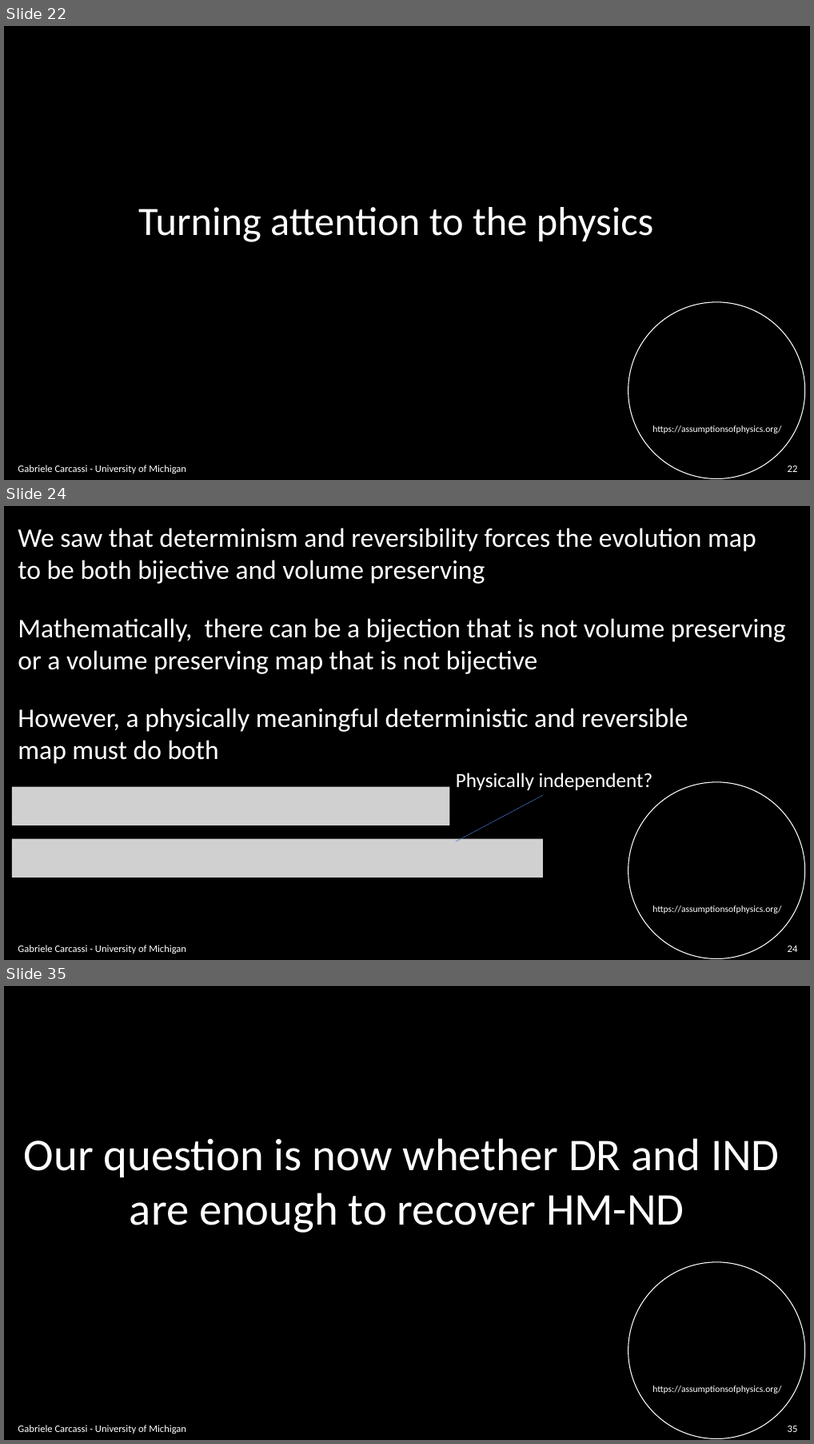
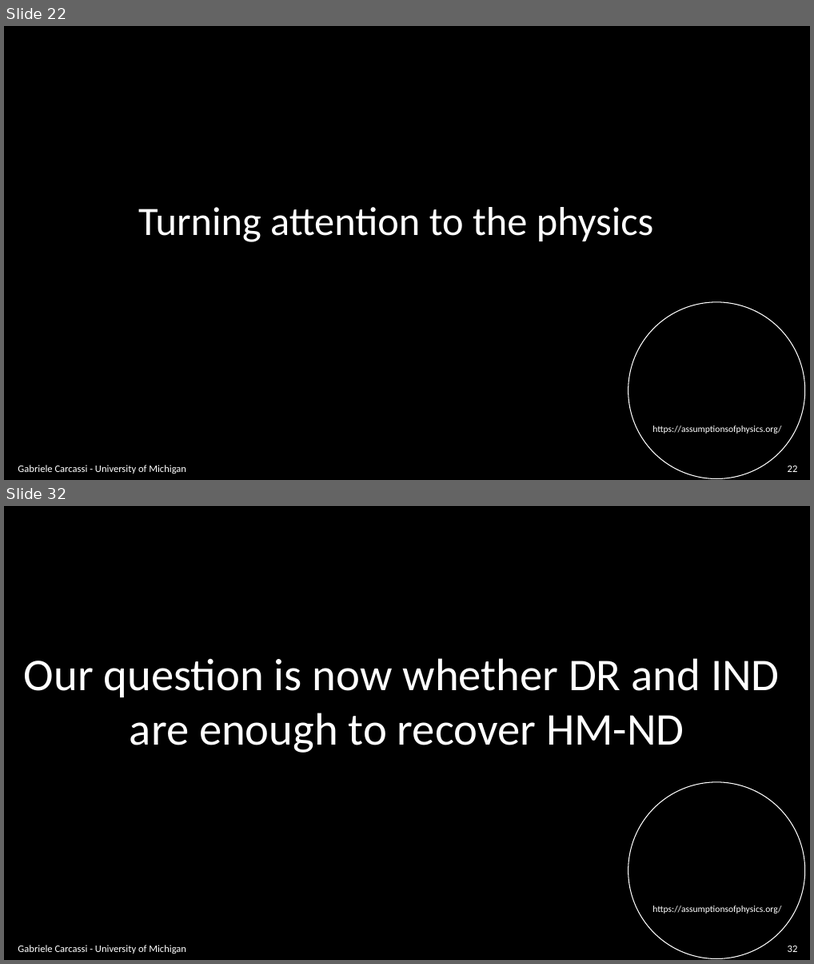
Before and after one commit to assumptionsofphysics/slides, a slide deck: BookCompanions-v2/RP-Class-4.pptx. Shown one above the other, each under a label of ours: slides 22, 24 and 35 before the commit, slides 22 and 32 after it; the slides between them are not shown. The pictures are 814x1444 and 814x964 pixels, drawn with LibreOffice and Linux fonts; fonts in the diff are those of the drawing; grey boxes stand for pictures; background and template pictures are left out. Boxes give left, top, right and bottom in pixels: in the first picture for what was removed or moved away, otherwise in the second. Text is boxed around its words. In the diff, an @@ line names an element or a change of style, - is before the commit and + after.

```diff
--- a/BookCompanions-v2/RP-Class-4.pptx
+++ b/BookCompanions-v2/RP-Class-4.pptx
@@ slide 24 removed at (4, 506, 810, 960), background #000000; not listed: 2 template elements that a slide beside it also shows @@
@@ text removed at (18, 528, 757, 584) @@
-We saw that determinism and reversibility forces the evolution map
-to be both bijective and volume preserving
@@ text removed at (18, 618, 786, 674) @@
-Mathematically, there can be a bijection that is not volume preserving
-or a volume preserving map that is not bijective
@@ text removed at (18, 708, 688, 764) @@
-However, a physically meaningful deterministic and reversible
-map must do both
@@ picture removed at (12, 787, 450, 825) @@
@@ text removed at (456, 772, 654, 790) @@
-Physically independent?
@@ line removed from (543, 795) to (456, 841) @@
@@ picture removed at (12, 839, 543, 877) @@
@@ text removed at (18, 944, 186, 953) @@
-Gabriele Carcassi - University of Michigan
@@ page number removed at (788, 945, 798, 952) @@
-24
@@ what was slide 35 is now slide 32 @@
@@ page number at (788, 945, 798, 952): text changed @@
-35
+32
```
Also in this commit, not shown: 16 slides changed, 2 other slides removed, 1 other file.
